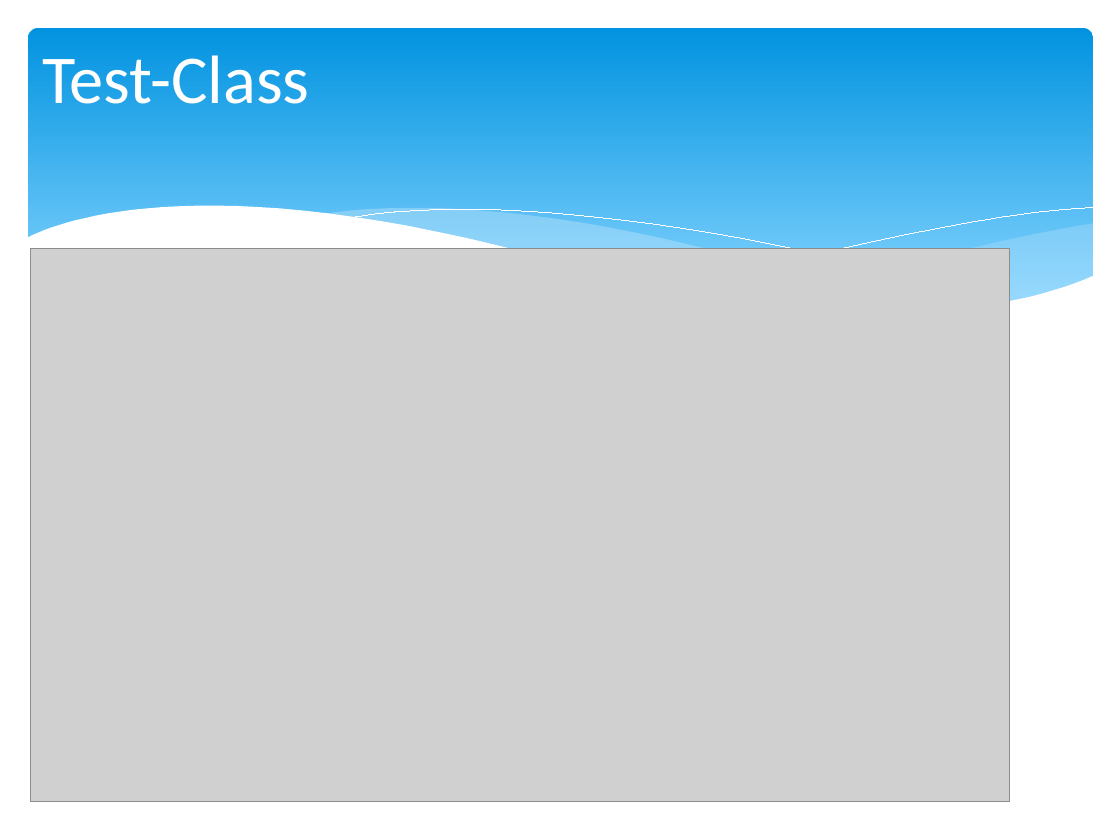
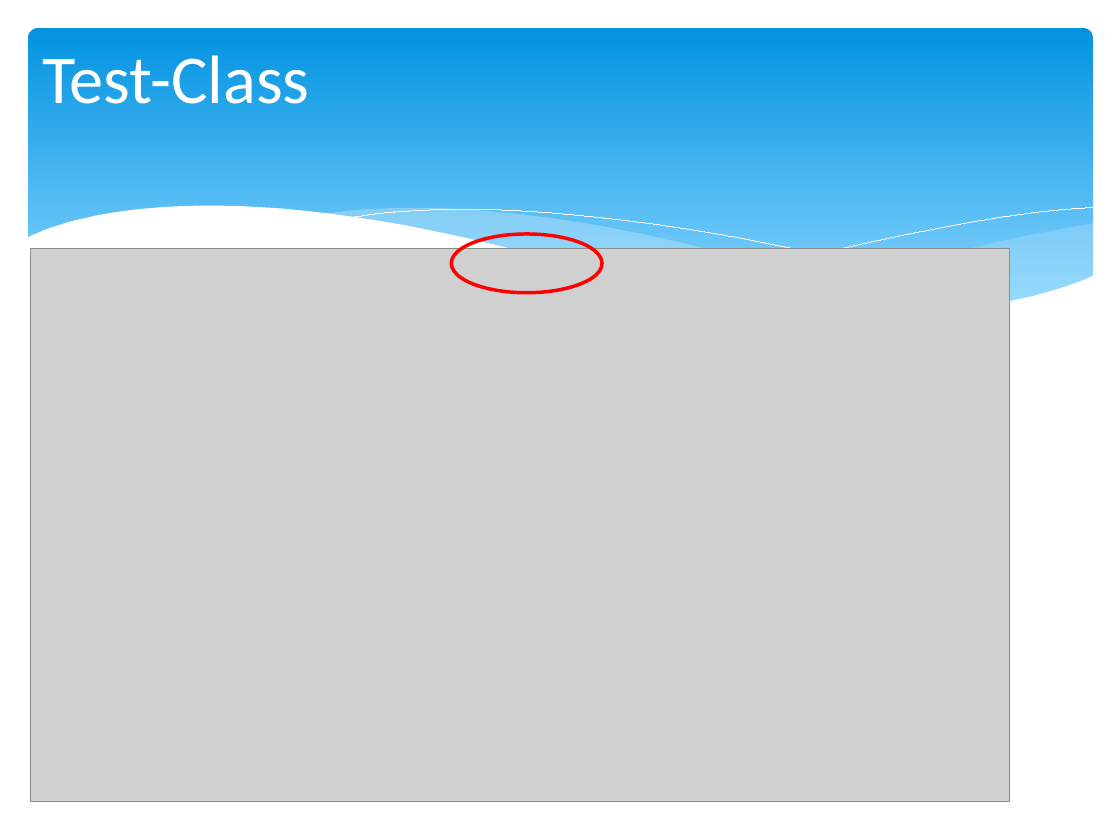
Before and after one commit to chris-turps/QA_Python3, a slide deck: slide 5 of DG_09 Testable UI.pptx (slide 4 before the commit). Drawn at 1120x840 pixels with LibreOffice and Linux fonts; fonts in the diff are those of the drawing; grey boxes stand for pictures. Boxes give left, top, right and bottom in pixels: in the first picture for what was removed or moved away, otherwise in the second. Text is boxed around its words. In the diff, an @@ line names an element or a change of style, - is before the commit and + after.

```diff
--- a/DG_09 Testable UI.pptx
+++ b/DG_09 Testable UI.pptx
@@ ellipse added at (451,234,603,292), outline #FF0000 2.25 pt @@
```
Also in this commit, not shown: 2 other slides changed, 3 other files.
